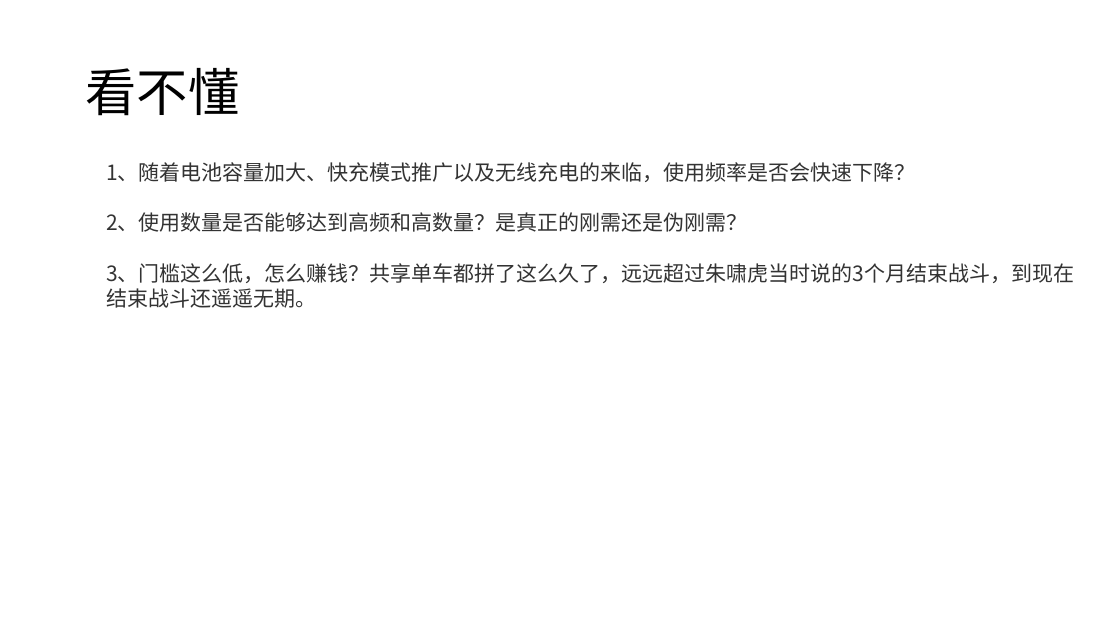
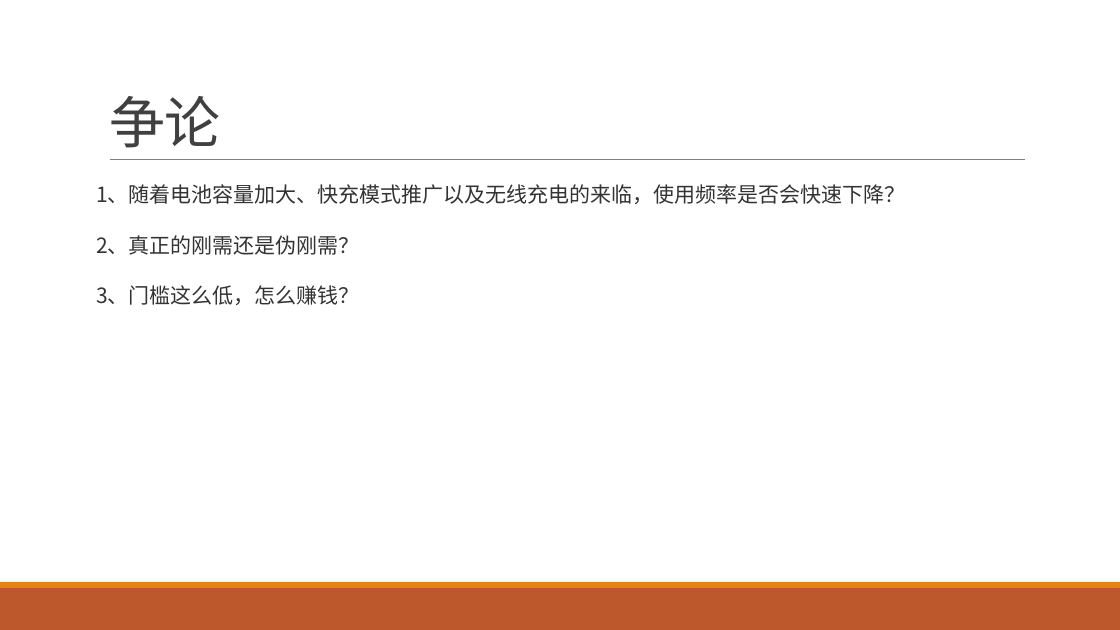
Before and after one commit to FredJiangFei/MyDocuments, a slide deck: slide 9 of 共享项目.pptx (slide 10 before the commit). Drawn at 1120x630 pixels with LibreOffice and Linux fonts; fonts in the diff are those of the drawing. Boxes give left, top, right and bottom in pixels: in the first picture for what was removed or moved away, otherwise in the second. Text is boxed around its words. In the diff, an @@ line names an element or a change of style, - is before the commit and + after.

```diff
--- a/共享项目.pptx
+++ b/共享项目.pptx
@@ title removed at (x1=85, y1=68, x2=239, y2=116) @@
-看不懂
@@ title added at (x1=109, y1=96, x2=220, y2=148), 48 pt, text #404040 @@
+争论
@@ text "1、随着电池容量加大、快充模式推广以及无线充电的来临，使用频率是否会快速下降？" moved from (x1=106, y1=162, x2=1074, y2=308) to (x1=96, y1=184, x2=906, y2=305) @@
@@ line added from (110, 160) to (1026, 160), #808080 0.5 pt @@
@@ text at (x1=96, y1=235, x2=360, y2=305): text changed @@
-2、使用数量是否能够达到高频和高数量？是真正的刚需还是伪刚需？
-3、门槛这么低，怎么赚钱？共享单车都拼了这么久了，远远超过朱啸虎当时说的3个月结束战斗，到现在结束战斗还遥遥无期。
+2、真正的刚需还是伪刚需？
+3、门槛这么低，怎么赚钱？
@@ rectangle added at (x1=0, y1=588, x2=1120, y2=630), fill #BD582C @@
@@ rectangle added at (x1=0, y1=582, x2=1120, y2=588), fill #E48312 @@
```
Also in this commit, not shown: 12 other slides changed, 2 slides added, 7 slides removed, 1 other file.
